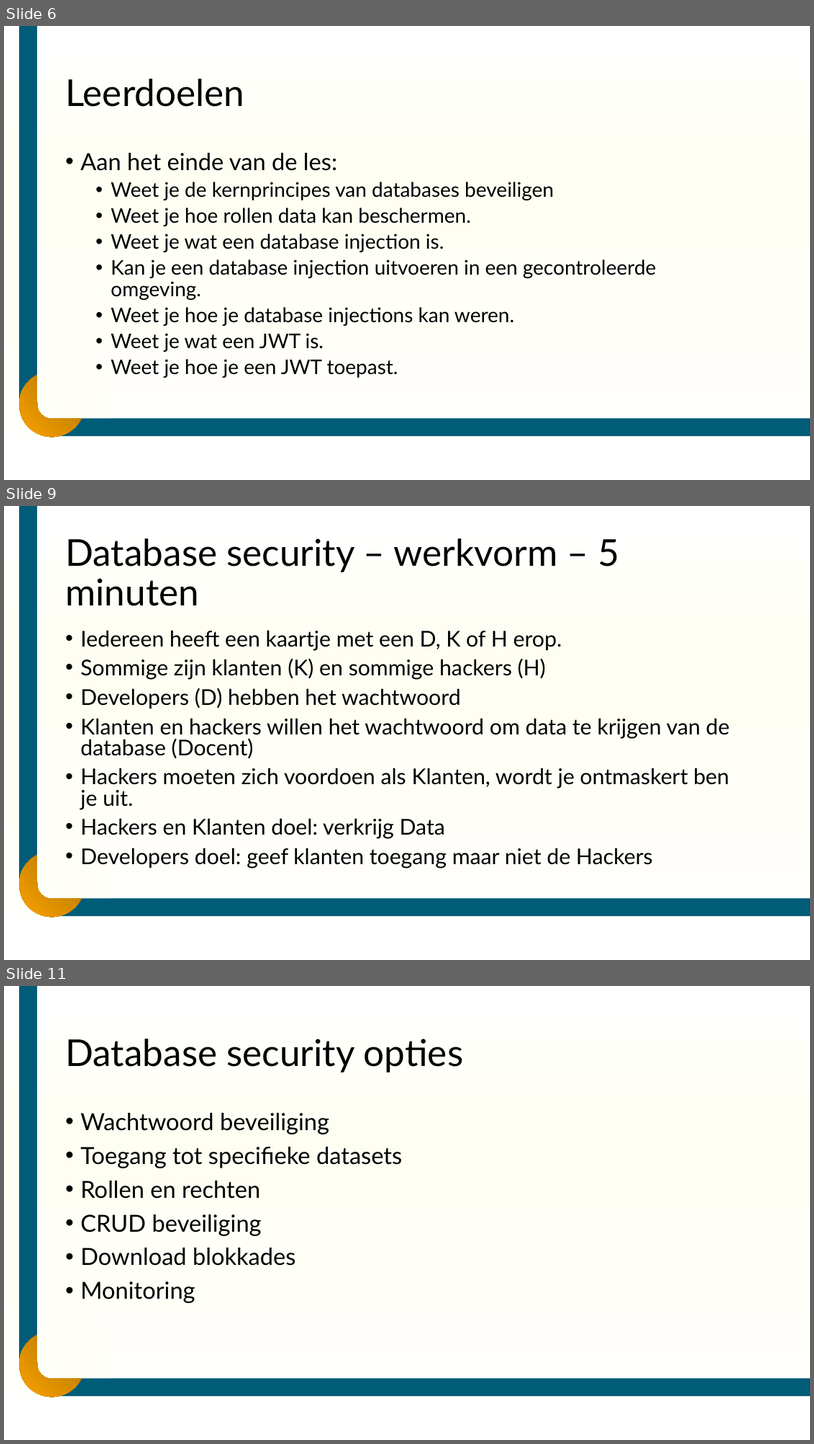
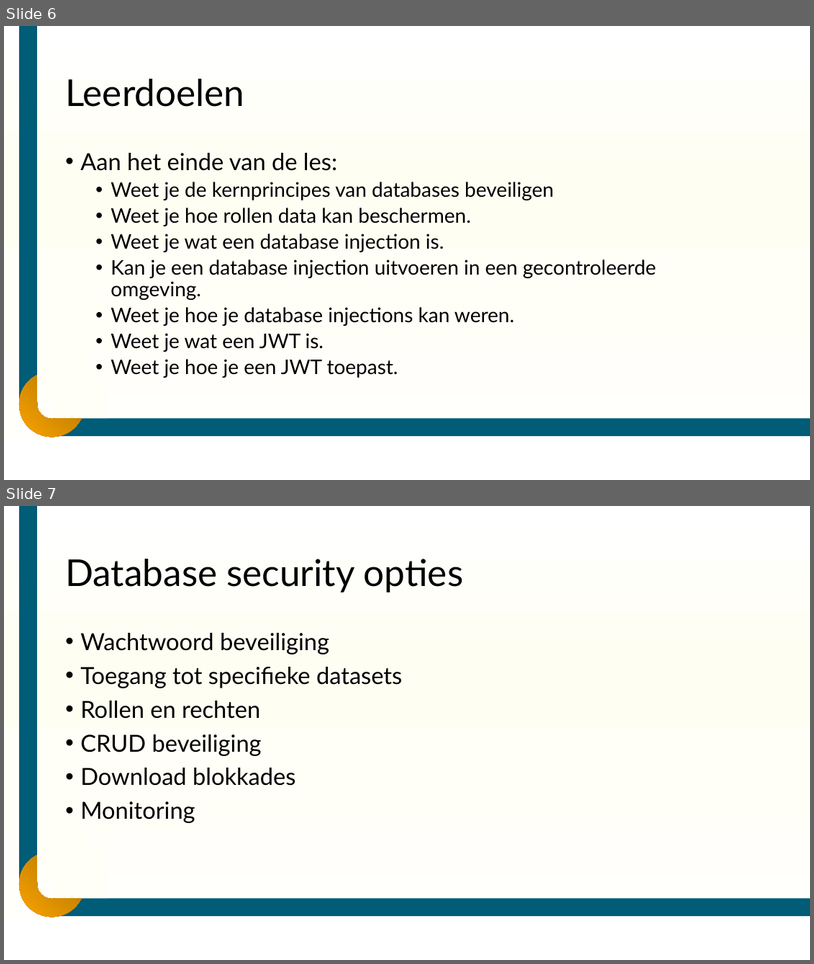
Before and after one commit to DummyMeneer/Cyber-Security, a slide deck: Lesmateriaal/Slides/CySec – les 4 - Database en JWT.pptx. Shown one above the other, each under a label of ours: slides 6, 9 and 11 before the commit, slides 6 and 7 after it; the slides between them are not shown. The pictures are 814x1444 and 814x964 pixels, drawn with LibreOffice and Linux fonts; fonts in the diff are those of the drawing; background and template pictures are left out. Boxes give left, top, right and bottom in pixels: in the first picture for what was removed or moved away, otherwise in the second. Text is boxed around its words. In the diff, an @@ line names an element or a change of style, - is before the commit and + after.

```diff
--- a/Lesmateriaal/Slides/CySec – les 4 - Database en JWT.pptx
+++ b/Lesmateriaal/Slides/CySec – les 4 - Database en JWT.pptx
@@ slide 9 removed at (4,506,810,960), background gradient #FFFFFF to #FFFEF3 to #FFFEF7; not listed: 5 template elements that a slide beside it also shows @@
@@ title removed at (65,538,620,606) @@
-Database security – werkvorm – 5 minuten
@@ text removed at (80,630,730,868) @@
-• Iedereen heeft een kaartje met een D, K of H erop.
-• Sommige zijn klanten (K) en sommige hackers (H)
-• Developers (D) hebben het wachtwoord
-• Klanten en hackers willen het wachtwoord om data te krijgen van de database (Docent)
-• Hackers moeten zich voordoen als Klanten, wordt je ontmaskert ben je uit.
-• Hackers en Klanten doel: verkrijg Data
-• Developers doel: geef klanten toegang maar niet de Hackers
@@ what was slide 11 is now slide 7 @@
```
Also in this commit, not shown: 1 slide changed, 17 other slides removed, 12 other files.
